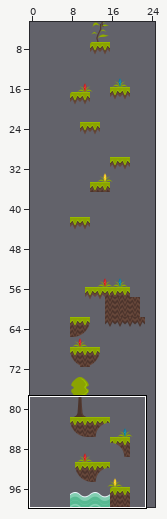
One commit to this Tiled map: android/assets/map/minion-one-tiled.tmx. Above: a wide view before the commit, with the close-up outlined.
Close-up. The starting point:
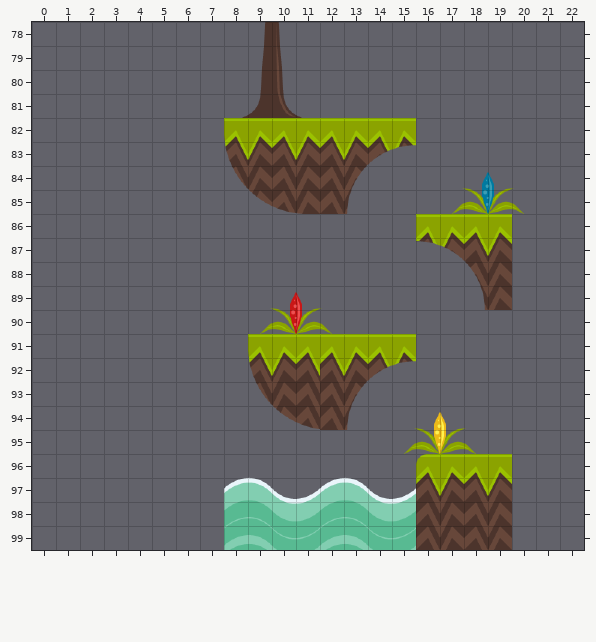
Cells are 32x32 px. Shown: x 0..22, y 78..99. The commit also changed other parts of the map, which this record leaves out. The old version is drawn lined up with the new one.
New version:
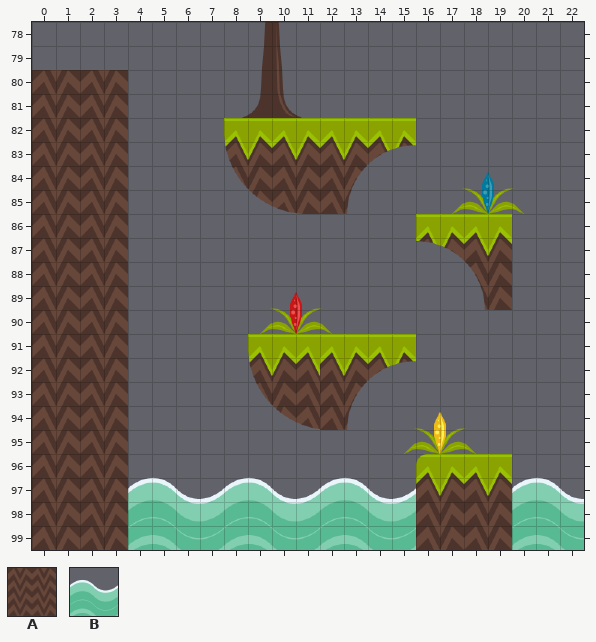
Key: from "jungle_tileset": A 12 "jungle_pack_35", B 19 "jungle_pack_52".
_ is an empty cell.
Difference:
Changed rows in their new state; . is an unchanged cell.
map size 12x100 -> 28x100 cells (old content now starts at 8,0; both pictures use the new coordinates)
Layer "Capa de Patrones 1":
first column x 0:
 83 A
first column x 0:
 87 A
first column x 0:
 91 A
first column x 0:
 95 A
first column x 0:
 99 A...B...............B
